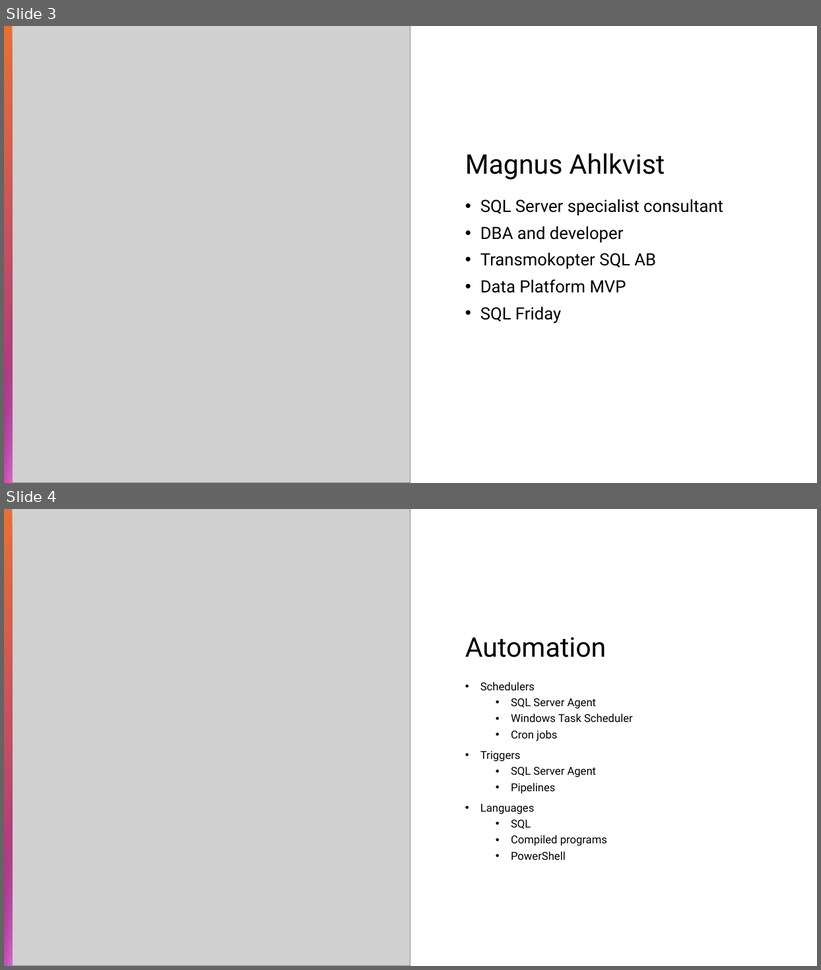
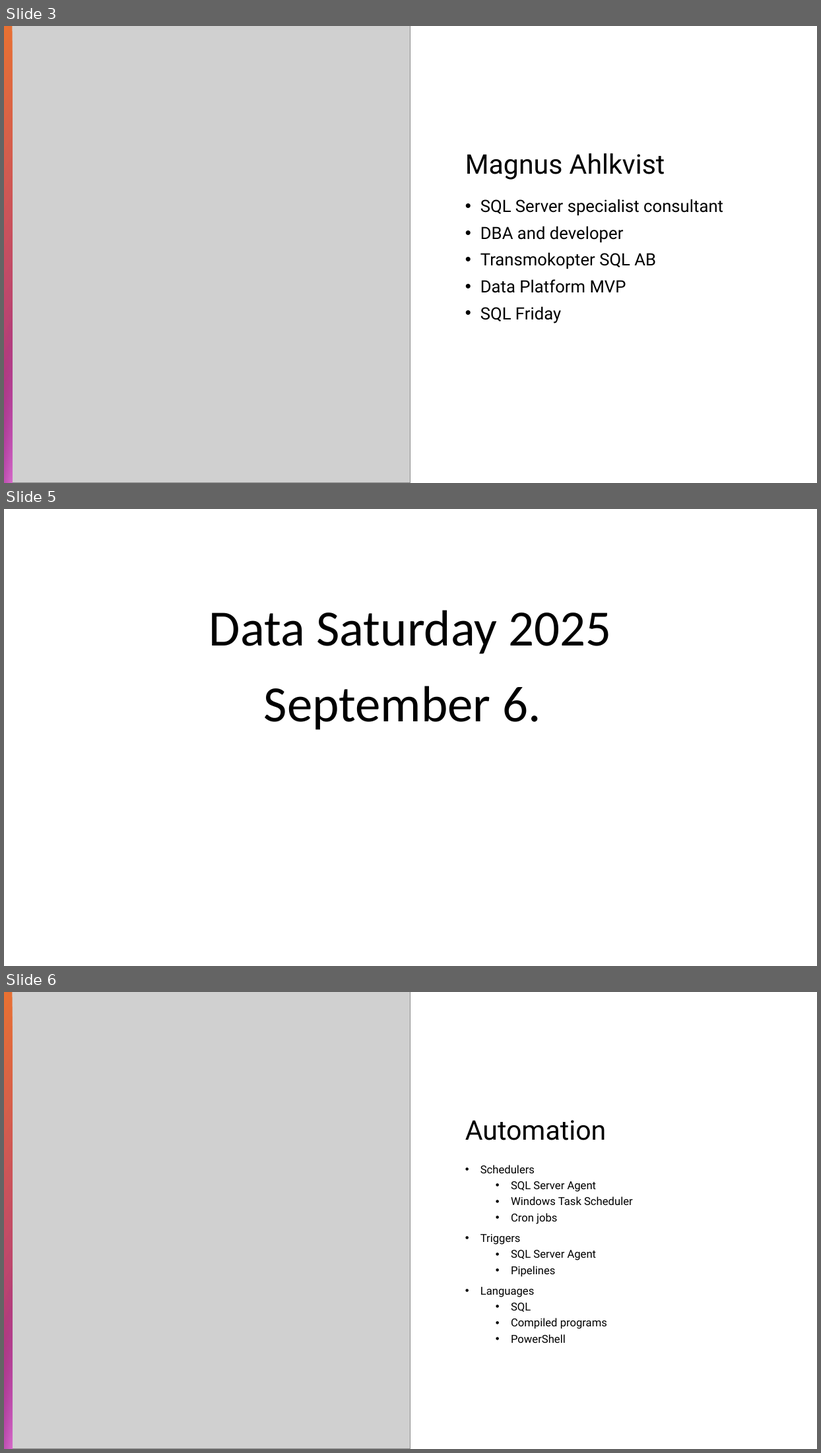
Before and after one commit to transmokopter/Presentations, a slide deck: become-a-metadata-driven-dba/become-a-metadata-driven-dba.pptx. Shown one above the other, each under a label of ours: slides 3 and 4 before the commit, slides 3, 5 and 6 after it; the slides between them are not shown. The pictures are 821x970 and 821x1453 pixels, drawn with LibreOffice and Linux fonts; fonts in the diff are those of the drawing; grey boxes stand for pictures; background and template pictures are left out. Boxes give left, top, right and bottom in pixels: in the first picture for what was removed or moved away, otherwise in the second. Text is boxed around its words. In the diff, an @@ line names an element or a change of style, - is before the commit and + after.

```diff
--- a/become-a-metadata-driven-dba/become-a-metadata-driven-dba.pptx
+++ b/become-a-metadata-driven-dba/become-a-metadata-driven-dba.pptx
@@ slide 5 added at <box>4,509,817,966</box>, background #FFFFFF @@
@@ title added at <box>209,610,612,654</box>, 60 pt, text #000000 @@
+Data Saturday 2025
@@ text added at <box>264,686,541,730</box>, 60 pt, text #000000 @@
+September 6.
@@ what was slide 4 is now slide 6 @@
```
Also in this commit, not shown: 3 other slides added, 9 other files.
